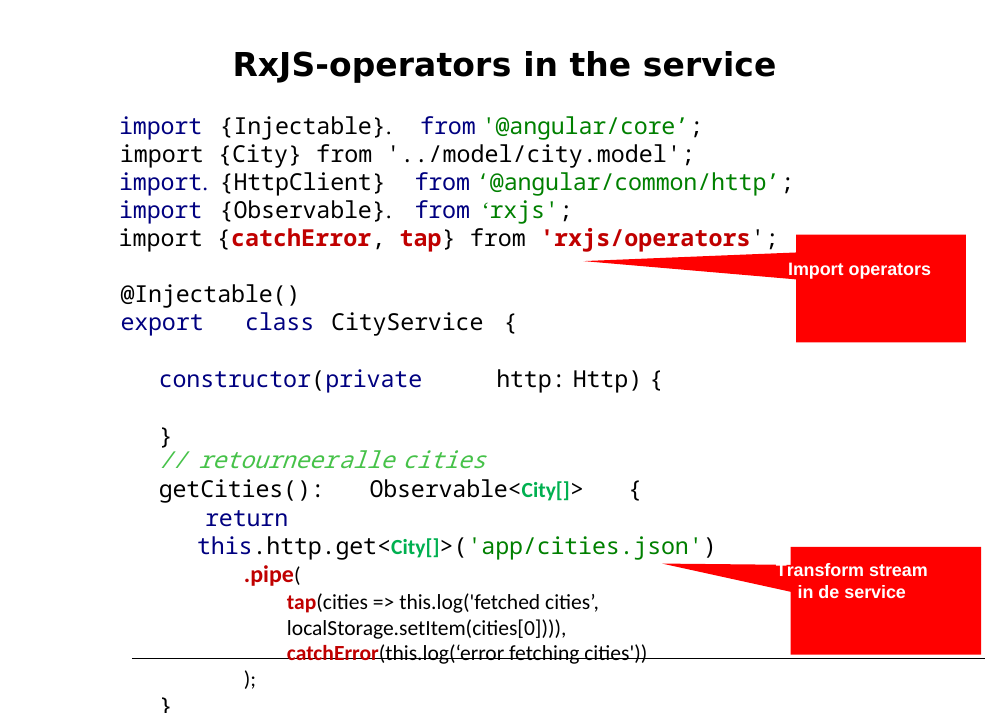
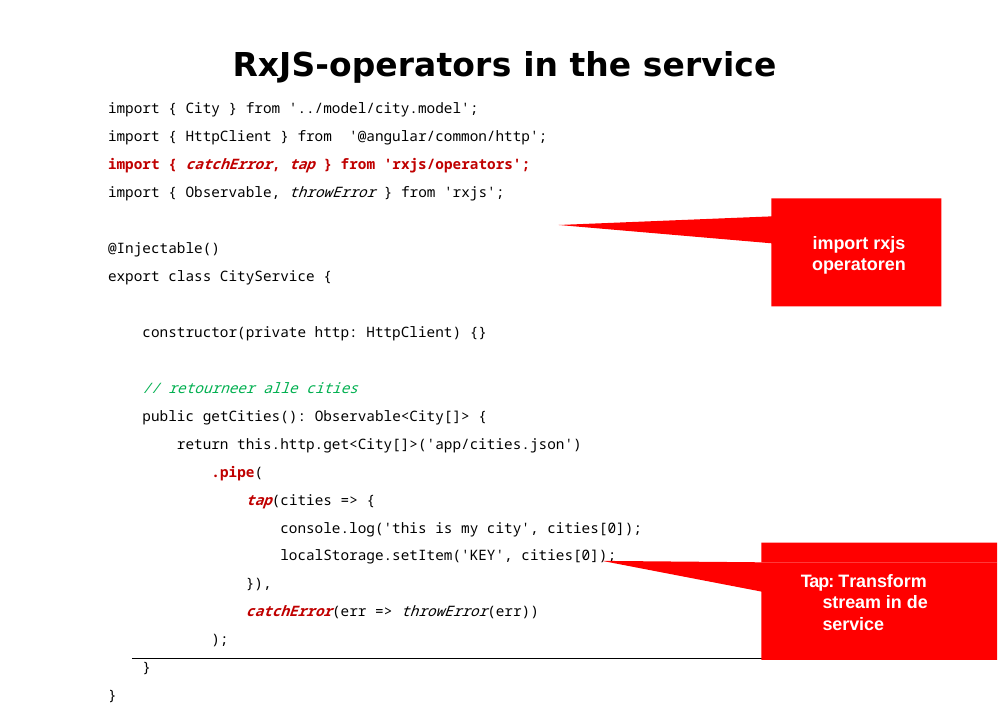
Before and after one commit to petereijgermans11/workshop-angular13, a slide deck: slide 33 of PPT/03- Angular Service.pptx. Drawn at 1008x713 pixels with LibreOffice and Linux fonts; fonts in the diff are those of the drawing. Boxes give left, top, right and bottom in pixels: in the first picture for what was removed or moved away, otherwise in the second. Text is boxed around its words. In the diff, an @@ line names an element or a change of style, - is before the commit and + after.

Commit message:
changed PPT services

```diff
--- a/PPT/03- Angular Service.pptx
+++ b/PPT/03- Angular Service.pptx
@@ text at [108,102,642,619]: text changed; size 19.5 to 12 pt @@
-import {Injectable}. from '@angular/core’;
-import {City} from '../model/city.model';
-import. {HttpClient} from ‘@angular/common/http’;
-import {Observable}. from ‘rxjs';
-import {catchError, tap} from 'rxjs/operators';
-Import operators
-@Injectable()
-export class CityService {
-constructor(private http: Http) {
-}
+import { City } from '../model/city.model';
+import { HttpClient } from '@angular/common/http';
+import { catchError, tap } from 'rxjs/operators';
+import { Observable, throwError } from 'rxjs';
+@Injectable()
+export class CityService {
+constructor(private http: HttpClient) {}
+// retourneer alle cities
+public getCities(): Observable<City[]> {
+return this.http.get<City[]>('app/cities.json')
+.pipe(
+tap(cities => {
+console.log('this is my city', cities[0]);
+localStorage.setItem('KEY', cities[0]);
+}),
+catchError(err => throwError(err))
+);
+}
+}
@@ freeform shape: place and size @@
-freeform shape at [584,235,967,342]
+freeform shape at [559,198,942,306]
@@ text added at [812,236,906,274], 15 pt, text #FFFFFF, bold @@
+import rxjs operatoren
@@ text removed at [159,450,717,664] @@
-// retourneer alle cities
-getCities(): Observable<City[]> {
-return this.http.get<City[]>('app/cities.json')
-    .pipe(
-      tap(cities => this.log('fetched cities’, localStorage.setItem(cities[0]))),
-      catchError(this.log(‘error fetching cities'))
-    );
-}
@@ freeform shape: place and size @@
-freeform shape at [662,547,981,654]
+freeform shape at [603,543,998,661]
@@ text at [801,574,928,630]: text changed @@
-Transform stream in de service
+Tap: Transform stream in de service
```
Also in this commit, not shown: 11 other slides changed, 1 other file.
